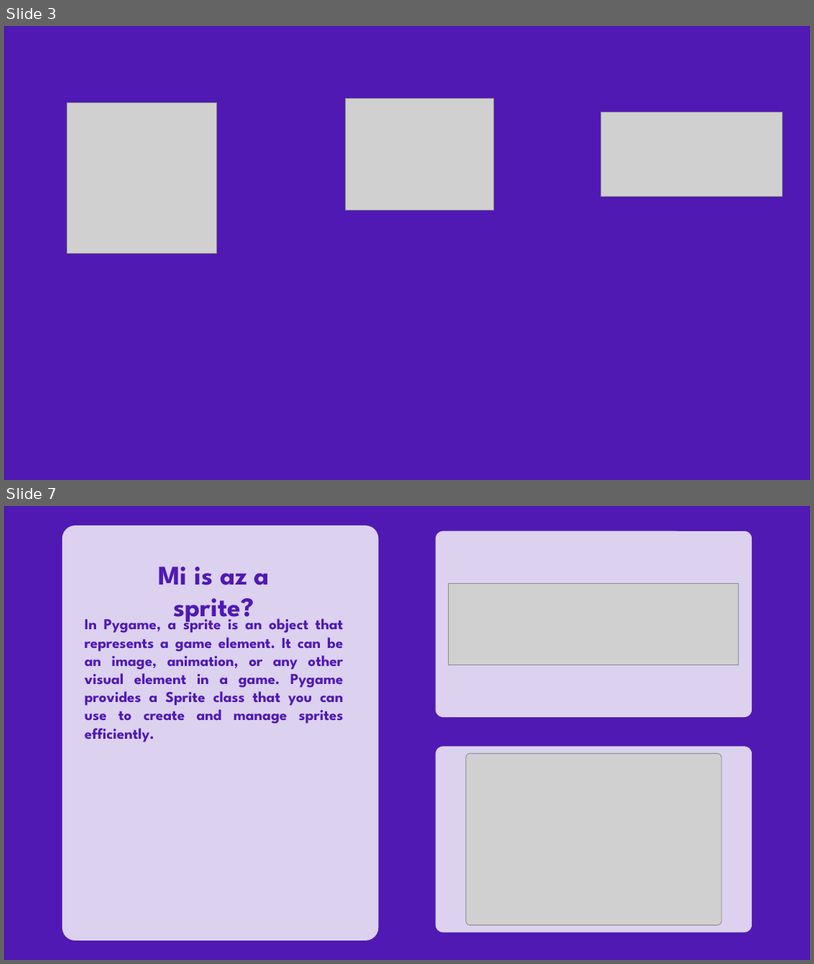
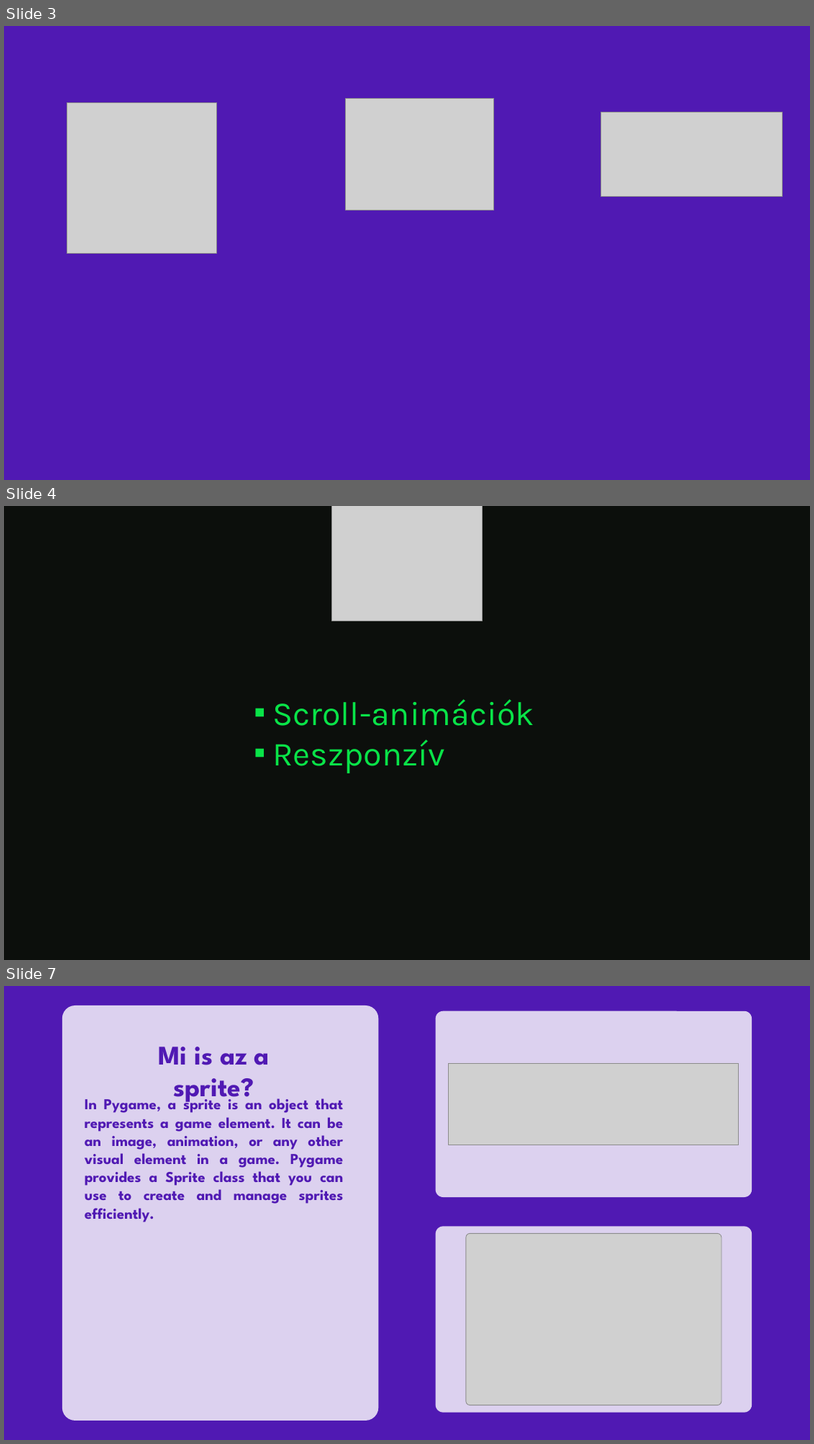
Before and after one commit to Benceszalaiii/HTML-PPT-Project, a slide deck: Prezentáció.pptx. Shown one above the other, each under a label of ours: slides 3 and 7 before the commit, slides 3, 4 and 7 after it; the slides between them are not shown. The pictures are 814x964 and 814x1444 pixels, drawn with LibreOffice and Linux fonts; fonts in the diff are those of the drawing; grey boxes stand for pictures. Boxes give left, top, right and bottom in pixels: in the first picture for what was removed or moved away, otherwise in the second. Text is boxed around its words. In the diff, an @@ line names an element or a change of style, - is before the commit and + after.

```diff
--- a/Prezentáció.pptx
+++ b/Prezentáció.pptx
@@ slide 4 added at box(4, 506, 810, 960), background #5019B3 @@
@@ parallelogram added at box(4, 506, 810, 960), fill #0C0F0C @@
@@ picture added at box(332, 506, 482, 620) @@
@@ text added at box(273, 699, 535, 773), 40 pt, text #09E448 @@
+▪ Scroll-animációk
+▪ Reszponzív
```
Also in this commit, not shown: 1 slide changed, 3 other slides added, 3 slides removed.
